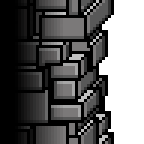
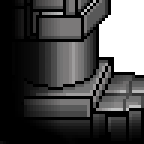
Two versions of the same layered image (144 x 144). Layer-by-layer changes:
added group "New Wall-Kopie" with 7 layers above "New Wall" over (x1=0, y1=0, x2=144, y2=144)
added layer "Eingefügte Ebene #1" in group "New Wall-Kopie" over (x1=12, y1=0, x2=60, y2=141)
moved "Ebene #13" into group "New Wall-Kopie", painted on it over (x1=12, y1=69, x2=144, y2=96)
added layer "Ebene #18" in group "New Wall-Kopie" over (x1=0, y1=0, x2=126, y2=144)
showed group "floor-Kopie" (3 layers), moved it into group "New Wall-Kopie" over (x1=0, y1=69, x2=144, y2=144)
painted on "Ebene #15" over (x1=24, y1=69, x2=138, y2=138)
moved "Eingefügte Ebene" into group "New Wall" over (x1=0, y1=0, x2=63, y2=144)
moved "Ebene #17" into group "New Wall" over (x1=0, y1=0, x2=114, y2=144)
